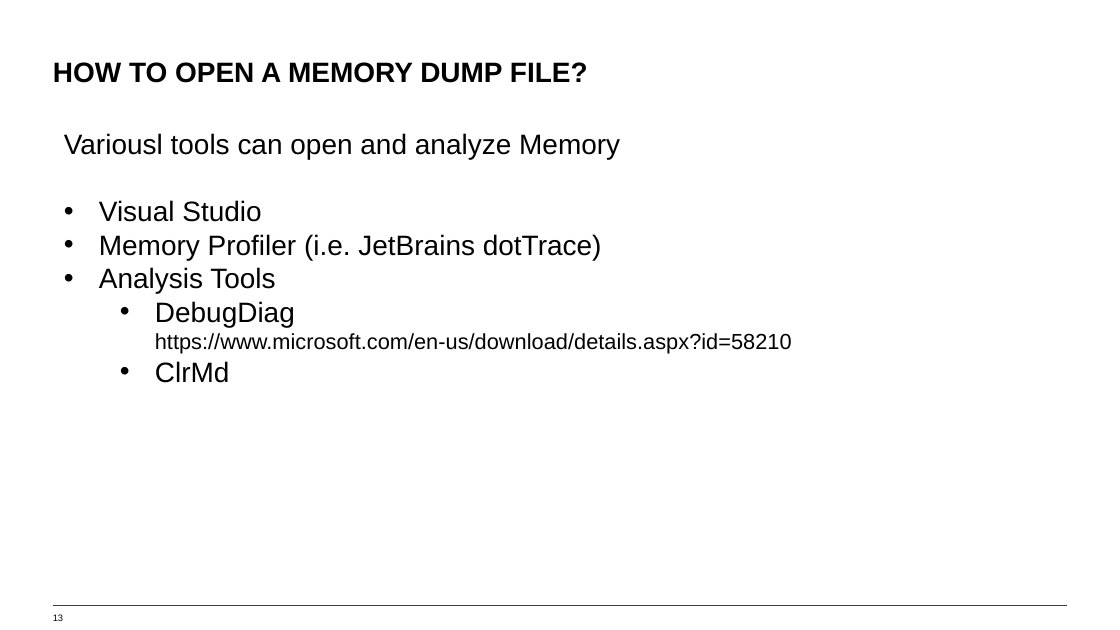
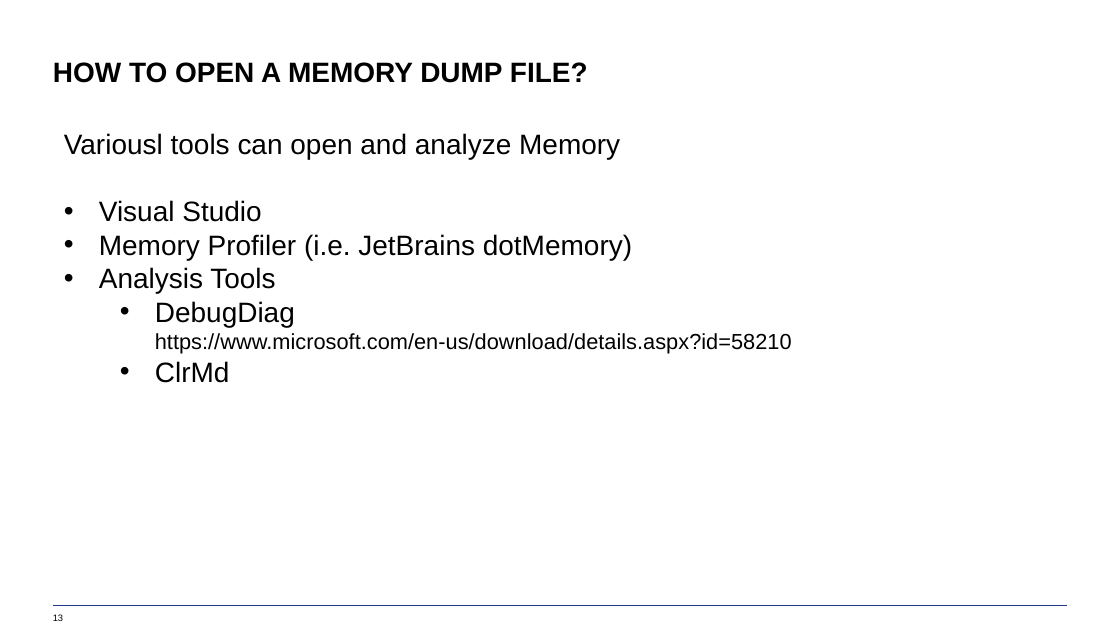
Before and after one commit to ATrefzer/DebuggingTutorial, a slide deck: slide 13 of Debugging-MemoryDumps.pptx. Drawn at 1120x630 pixels with LibreOffice and Linux fonts; fonts in the diff are those of the drawing. Boxes give left, top, right and bottom in pixels: in the first picture for what was removed or moved away, otherwise in the second. Text is boxed around its words. In the diff, an @@ line names an element or a change of style, - is before the commit and + after.

Commit message:
Typos

```diff
--- a/Debugging-MemoryDumps.pptx
+++ b/Debugging-MemoryDumps.pptx
@@ text at (99,234,632,260): text changed @@
-• Memory Profiler (i.e. JetBrains dotTrace)
+• Memory Profiler (i.e. JetBrains dotMemory)
```
Also in this commit, not shown: 1 other slide changed.
